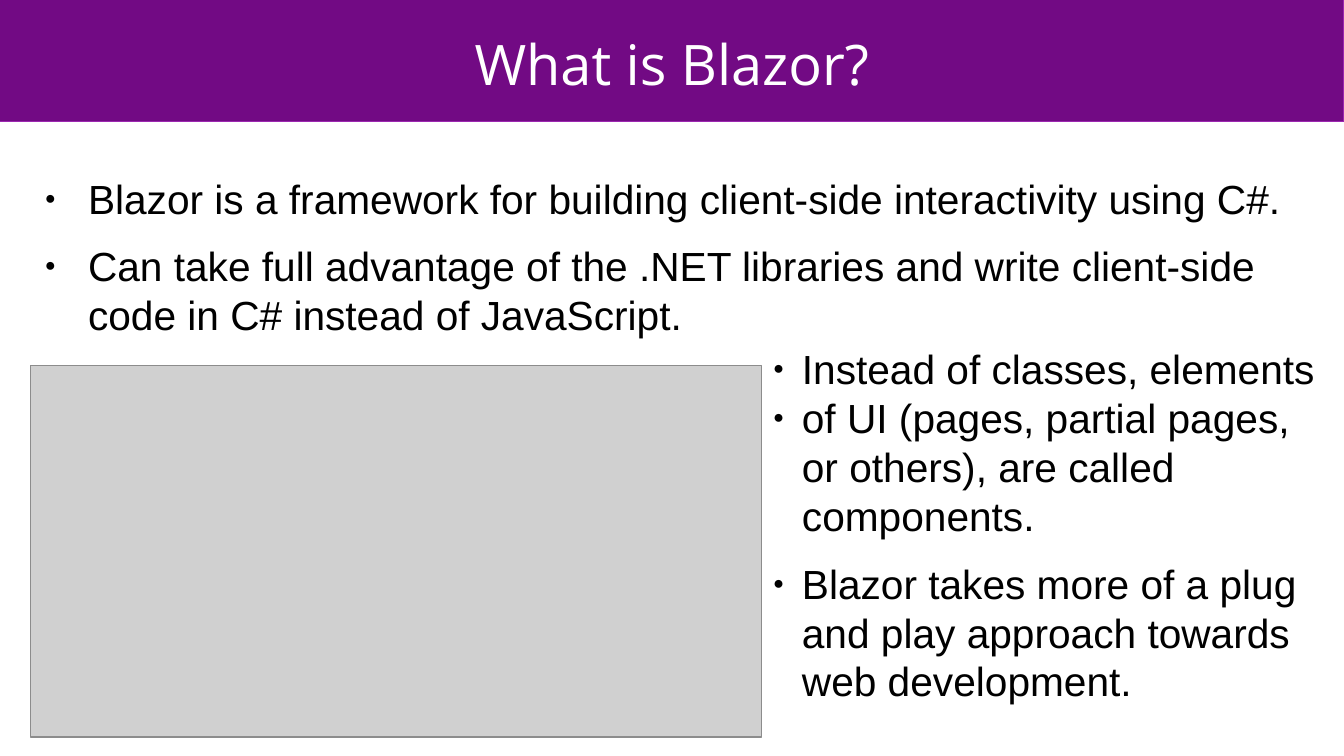
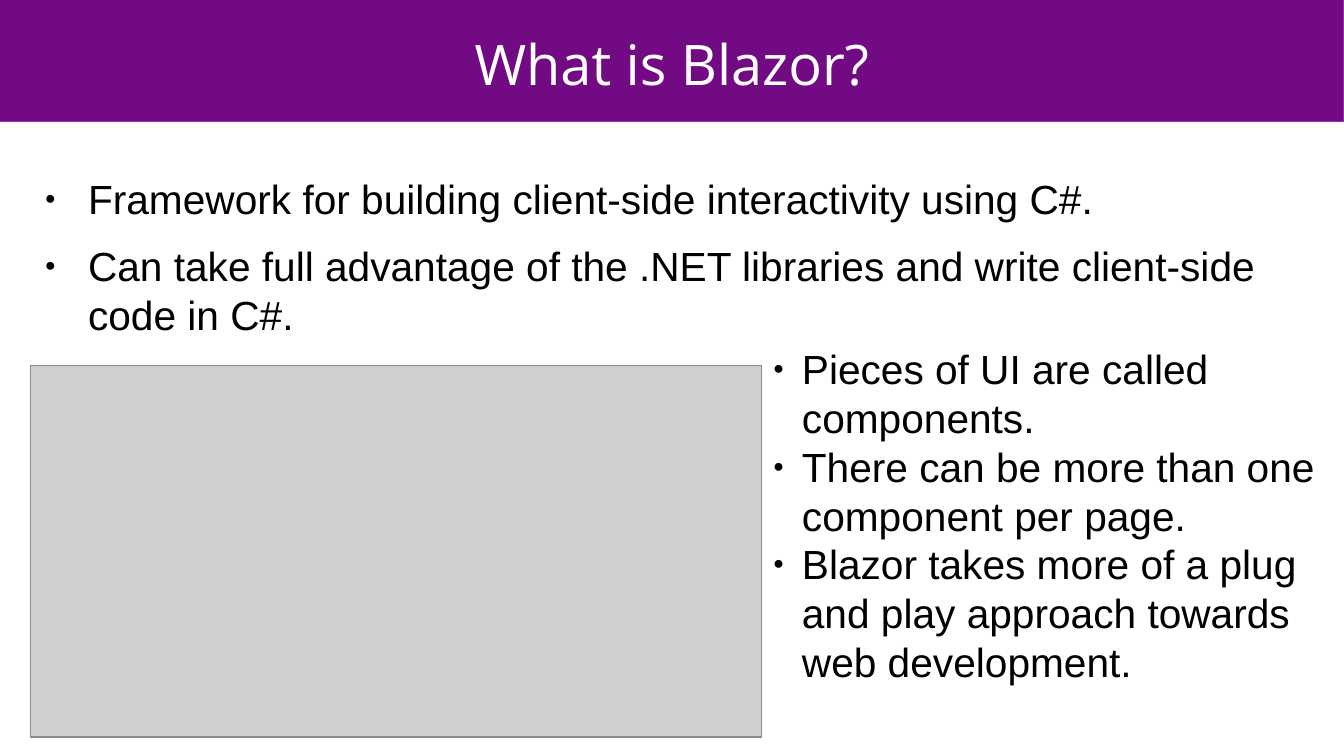
Before and after one commit to wheat32/BlazorTest, a slide deck: slide 3 of blazor_short.odp. Drawn at 1344x756 pixels with LibreOffice and Linux fonts; fonts in the diff are those of the drawing; grey boxes stand for pictures. Boxes give left, top, right and bottom in pixels: in the first picture for what was removed or moved away, otherwise in the second. Text is boxed around its words. In the diff, an @@ line names an element or a change of style, - is before the commit and + after.

```diff
--- a/blazor_short.odp
+++ b/blazor_short.odp
@@ text at bbox=[88, 184, 1255, 331]: text changed @@
-● Blazor is a framework for building client-side interactivity using C#.
-● Can take full advantage of the .NET libraries and write client-side code in C# instead of JavaScript.
+● Framework for building client-side interactivity using C#.
+● Can take full advantage of the .NET libraries and write client-side code in C#.
@@ text at bbox=[802, 354, 1315, 538]: text changed @@
-● Instead of classes, elements
-● of UI (pages, partial pages, or others), are called components.
+● Pieces of UI are called components.
+● There can be more than one component per page.
```
Also in this commit, not shown: 3 other slides changed, 2 slides added, 4 other files.
